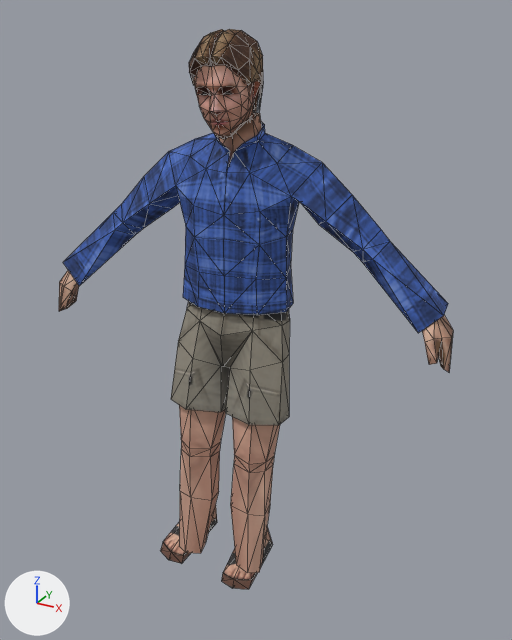
Renders of the COLLADA model branches/as3/playground/bin-debug/chars/man/model_4.dae from each side of a commit.
Rendered twice from a camera (50 mm lens) standing at (0.422, -0.709, 0.756) and looking at (0.016, 0.03, 0.387). The lights are fixed; the arrows at lower left show +X, +Y and +Z. Mesh edges are drawn as thin lines.

The first picture shows 'hair', 'head', 'pant', 'shirt', 'shoes'.
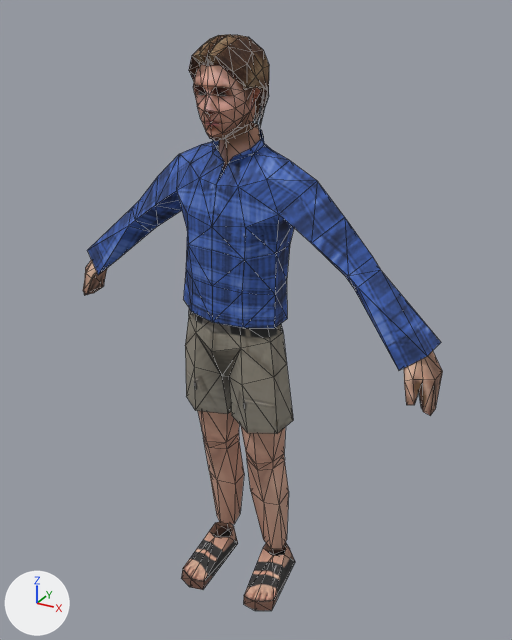
Commit message: fix z-sort head

Changed parts and their boxes (x1, y1, x2, y2) in the pictures (512 x 640 px):
'shirt', moved, turned
    before: (59, 112, 453, 372)
    after: (83, 122, 442, 416)
'pant', moved, turned
    before: (171, 301, 290, 573)
    after: (185, 309, 293, 549)
'shoes', moved, turned
    before: (161, 505, 272, 589)
    after: (181, 521, 295, 611)
'head', moved, turned
    before: (194, 65, 261, 139)
    after: (193, 65, 261, 141)
'hair', moved, turned
    before: (189, 29, 263, 120)
    after: (189, 34, 269, 125)

Patch to the scene script:
```diff
--- a/branches/as3/playground/bin-debug/chars/man/model_4.dae.py
+++ b/branches/as3/playground/bin-debug/chars/man/model_4.dae.py
@@ ob_head @@
 ob_head = bpy.data.objects.new('head', me_headshape)
-ob_head.location = (0.025, 0.072, 0.014)
-ob_head.rotation_euler = (0.0993, -0.0625, 0.196)  # degrees (5.7, -3.6, 11)
+ob_head.location = (0.012, -0.013, 0.004)
+ob_head.rotation_euler = (-0.0182, -0.0169, -0.00675)  # degrees (-1, -1, -0.4)
 ob_head.scale = (0.394, 0.394, 0.394)
@@ ob_shirt @@
 ob_shirt = bpy.data.objects.new('shirt', me_shirtshape)
-ob_shirt.location = (-0.001, 0.0, 0.011)
-ob_shirt.rotation_euler = (-0.0193, 0.00652, 0.168)  # degrees (-1.1, 0.4, 9.6)
+ob_shirt.location = (-0.017, 0.009, 0.004)
+ob_shirt.rotation_euler = (0.0264, 0.0478, -0.0831)  # degrees (1.5, 2.7, -4.8)
 ob_shirt.scale = (0.394, 0.394, 0.394)
@@ ob_shoes @@
 ob_shoes = bpy.data.objects.new('shoes', me_shoesshape)
-ob_shoes.location = (-0.031, 0.007, 0.019)
-ob_shoes.rotation_euler = (-1.613, 0.0869, 0.0533)  # degrees (-92, 5, 3.1)
+ob_shoes.location = (0.011, -0.003, 0.003)
+ob_shoes.rotation_euler = (-1.568, -0.0332, 0.0394)  # degrees (-90, -1.9, 2.3)
@@ ob_pant @@
 ob_pant = bpy.data.objects.new('pant', me_pantshape)
-ob_pant.location = (0.003, -0.072, 0.022)
-ob_pant.rotation_euler = (-0.208, 0.0116, 0.0924)  # degrees (-12, 0.7, 5.3)
+ob_pant.location = (0.0, 0.02, 0.004)
+ob_pant.rotation_euler = (0.0577, 0.00793, -0.145)  # degrees (3.3, 0.5, -8.3)
 ob_pant.scale = (0.394, 0.394, 0.394)
@@ ob_hair @@
 ob_hair = bpy.data.objects.new('hair', me_hairshape)
-ob_hair.location = (-0.004, 0.002, 0.682)
-ob_hair.rotation_euler = (-1.472, -0.0625, 0.196)  # degrees (-84, -3.6, 11)
+ob_hair.location = (0.0, 0.002, 0.677)
+ob_hair.rotation_euler = (-1.589, -0.0169, -0.00675)  # degrees (-91, -1, -0.4)
 ob_hair.scale = (0.0364, 0.0389, 0.0389)
```
